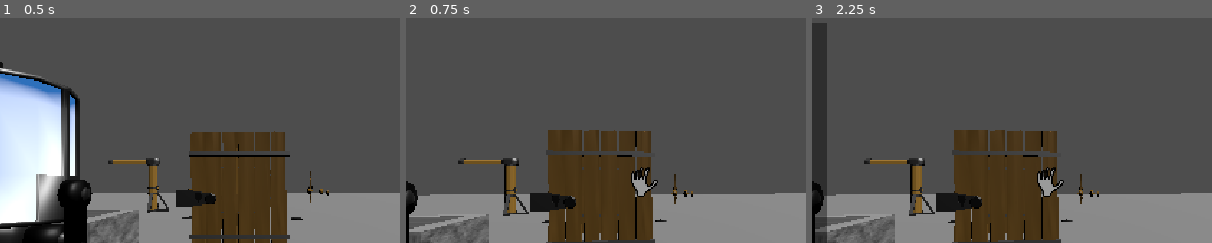
Above: before the commit, frames 1-3 (left to right).
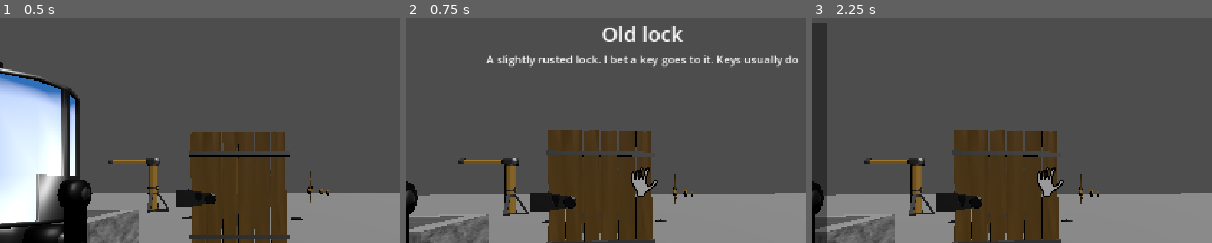
Above: after the commit, the same moments.

Repository: Adam-Gallina/ldj57
Game: Godot game, scene res://Scenes/test_map.tscn
The game is run twice, just before and just after one commit, with the same random seed, the same clock (stepped at 60 frames per second) and the same inputs. This scene is started directly instead of the project's main scene. The engine's default icon, where the game draws it, is replaced by a stand-in: a white triangle on a blue panel in a dark square.
Inputs (mouse positions are % of the whole screen's width and height, from its top left):
- Up to frame 1 (0.5 s): no input
- Up to frame 2 (0.75 s): tap Enter at 0.5 s; move the mouse to (55, 50) at 0.52 s; hold W (Forward) from 0.53 s (still down); click (55, 50) at 0.6 s
- Up to frame 3 (2.25 s): release W (Forward) at 1.25 s; click "Inventory" at 1.25 s; click "Notes" at 2 s
The pictures show only the part of the screen within x 20-70%, y 13-63%; the shares and areas given below are measured in that part.

Frame 1 is identical in both runs. In frame 2, 2.1% of the frame differs, in the area x 20-98%, y 3-23%; in frame 3, nothing differs.

Commit message:
Added grab animation

Diff:
--- a/InteractiveObjects/Collectible/grabbable.gd
+++ b/InteractiveObjects/Collectible/grabbable.gd
@@ -2,6 +2,7 @@
 class_name Grabbable
 
 signal grabbed()
+signal anim_complete()
 
 @export var ItemID : Constants.PuzzleItem
 @export var InventoryImage : Texture2D
@@ -18,3 +19,29 @@
 	grabbed.emit()
 	# TODO Play grab noise connected to grabbed
 	return true
+
+func play_grab_anim():
+	var si = scale.x
+	var d = .1
+
+	while d > 0:
+		d -= get_process_delta_time()
+		d = max(0, d)
+		var t = 1 - (d / .1)
+		var s = si + .15 * t
+		scale = Vector3(s, s, s)
+
+		await get_tree().process_frame
+
+	var se = scale.x
+	d = .15
+	while d > 0:
+		d -= get_process_delta_time()
+		d = max(0, d)
+		var t = 1 - (d / .15)
+		var s = se - 1 * t
+		scale = Vector3(s, s, s)
+
+		await get_tree().process_frame
+
+	anim_complete.emit()
--- a/InteractiveObjects/Placeable/placeable.gd
+++ b/InteractiveObjects/Placeable/placeable.gd
@@ -5,6 +5,9 @@
 @export var ValidItemID : Array[Constants.PuzzleItem]
 @export var CurrItem : Grabbable
 @export var CanRetrieveItem = true
+
+@export var InteractionName = "Unnamed object"
+@export var InteractionMessage = "You're touching something alright"
 
 func _ready() -> void:
 	if CurrItem != null:
@@ -16,7 +19,7 @@
 		return false
 
 	if CurrItem == null:
-		Inventory.show_inventory()
+		Inventory.show_inventory_interaction(InteractionName, InteractionMessage)
 
 		var id = await Inventory.inventory_item_selected
 
--- a/InteractiveObjects/interactive.gd
+++ b/InteractiveObjects/interactive.gd
@@ -14,11 +14,6 @@
 func unlock():
     Locked = false
 
-#func _process(delta: float) -> void:
- #   if get_node('Alert') and get_node('Alert').visible:
-  #
-   #     get_node('Alert').rotation.y = 0
-
 func item_hint_toggled(state:bool):
     if get_node('Alert'):
         $Alert.visible = state
--- a/InteractiveObjects/placeable_item.gd
+++ b/InteractiveObjects/placeable_item.gd
@@ -8,3 +8,4 @@
 	ItemPivot.add_child(item)
 	item.rotation = Vector3.ZERO
 	item.position = Vector3.ZERO
+	item.scale = Vector3.ONE
--- a/Player/UI/inventory.gd
+++ b/Player/UI/inventory.gd
@@ -14,6 +14,8 @@
 @onready var _inventory = $InventoryLayer/Inventory/TextureRect/HBoxContainer
 @onready var _hovered_item_name = $InventoryLayer/Inventory/HoveredItemName
 @onready var _hovered_item_desc = $InventoryLayer/Inventory/HoveredItemDescription
+@onready var _interaction_obj_name = $InventoryLayer/Inventory/InteractionName
+@onready var _interaction_obj_desc = $InventoryLayer/Inventory/InteractionDescription
 
 var notes : Dictionary = {}
 @export var NoteButtonScene : PackedScene
@@ -44,6 +46,10 @@
 	show_ui()
 	_inventory_ui.show()
 	_notes_ui.hide()
+func show_inventory_interaction(interaction_name, interaction_desc):
+	_interaction_obj_name.text = interaction_name
+	_interaction_obj_desc.text = interaction_desc
+	show_inventory()
 
 func show_notes():
 	show_ui()
@@ -57,6 +63,8 @@
 		Constants.GetPlayer().set_input(false, false)
 
 func hide_ui():
+	_interaction_obj_name.text = ""
+	_interaction_obj_desc.text = ""
 	_inventory_canvas.hide()
 	Input.mouse_mode = Input.MOUSE_MODE_CAPTURED
 	if Constants.GetPlayer() != null:
@@ -74,8 +82,6 @@
 	if not item is Grabbable: return
 
 	items[item.ItemID] = item
-	if item.get_parent() != null:
-		item.get_parent().remove_child(item)
 
 	var i = InventoryImageScene.instantiate()
 	i.set_item(item)
@@ -83,6 +89,11 @@
 	i.mouse_entered.connect(func(): _on_inventory_item_hovered(item.ItemID))
 	_inventory.add_child(i)
 	imgs[item.ItemID] = i
+
+	if item.get_parent() != null:
+		item.play_grab_anim()
+		await item.anim_complete
+		item.get_parent().remove_child(item)
 
 func contains_item(item_id):
 	return items.get(item_id)
--- a/Player/UI/inventory.tscn
+++ b/Player/UI/inventory.tscn
@@ -78,7 +78,6 @@
 text = "Notes"
 
 [node name="Inventory" type="Control" parent="InventoryLayer"]
-visible = false
 layout_mode = 3
 anchors_preset = 15
 anchor_right = 1.0
@@ -86,6 +85,39 @@
 grow_horizontal = 2
 grow_vertical = 2
 mouse_filter = 2
+
+[node name="InteractionName" type="Label" parent="InventoryLayer/Inventory"]
+layout_mode = 1
+anchors_preset = 7
+anchor_left = 0.5
+anchor_top = 1.0
+anchor_right = 0.5
+anchor_bottom = 1.0
+offset_left = -146.5
+offset_top = -561.0
+offset_right = 146.5
+offset_bottom = -519.0
+grow_horizontal = 2
+grow_vertical = 0
+theme_override_font_sizes/font_size = 30
+text = "Interacted Object Name"
+horizontal_alignment = 1
+
+[node name="InteractionDescription" type="Label" parent="InventoryLayer/Inventory"]
+layout_mode = 1
+anchors_preset = 7
+anchor_left = 0.5
+anchor_top = 1.0
+anchor_right = 0.5
+anchor_bottom = 1.0
+offset_left = -271.5
+offset_top = -514.0
+offset_right = 271.5
+offset_bottom = -491.0
+grow_horizontal = 2
+grow_vertical = 0
+text = "This is where the description of the last interacted object will appear"
+horizontal_alignment = 1
 
 [node name="TextureRect" type="TextureRect" parent="InventoryLayer/Inventory"]
 layout_mode = 1
@@ -144,6 +176,7 @@
 horizontal_alignment = 1
 
 [node name="Notes" type="Control" parent="InventoryLayer"]
+visible = false
 layout_mode = 3
 anchors_preset = 15
 anchor_right = 1.0
